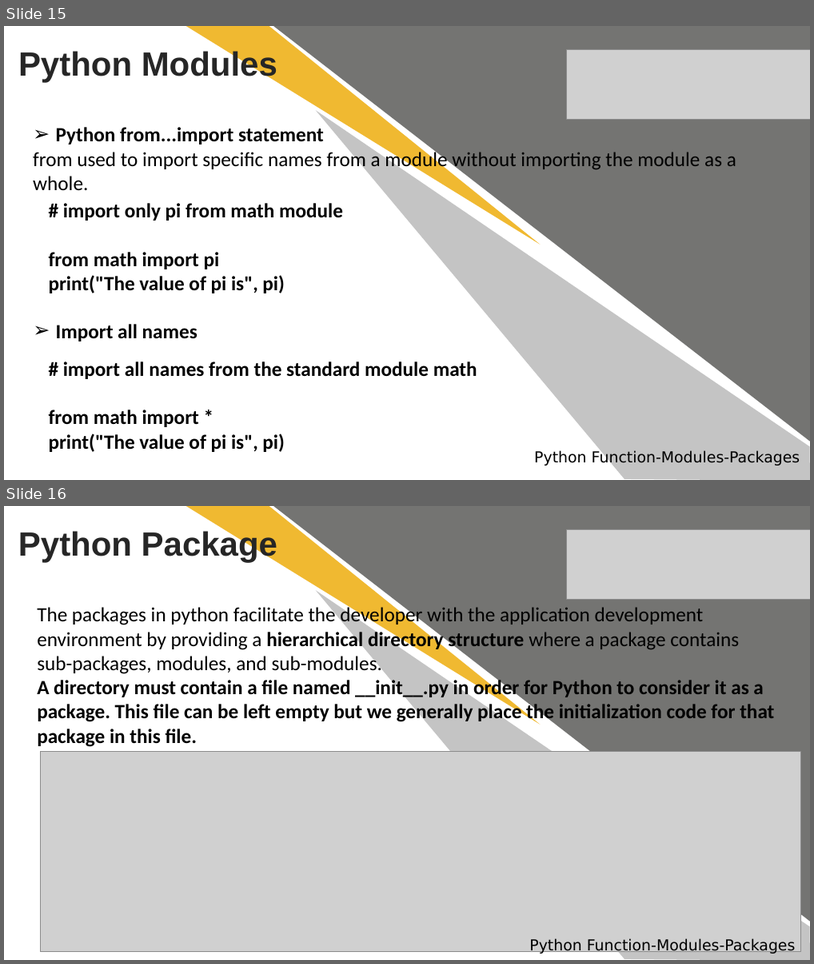
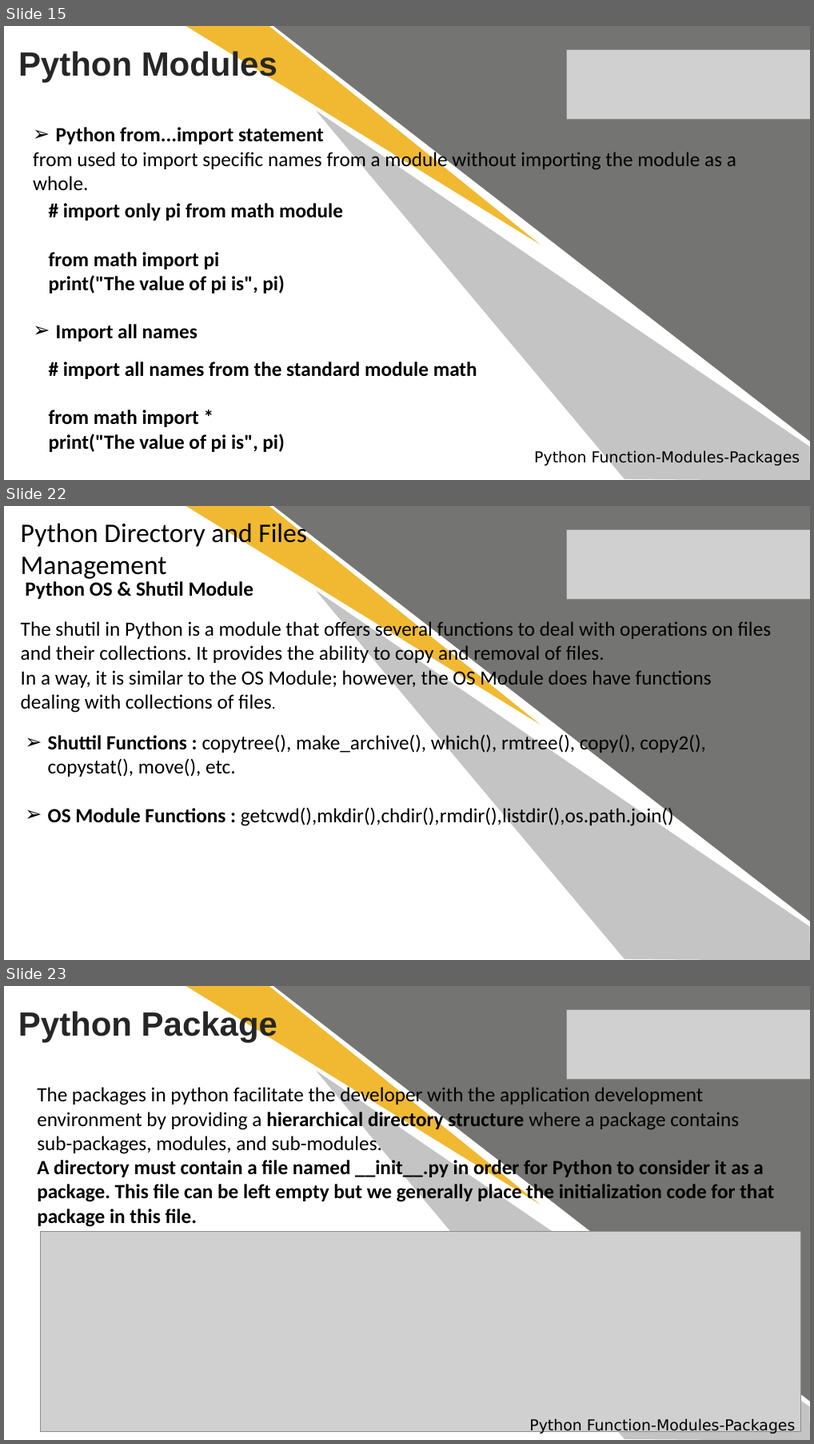
Before and after one commit to anirudhagaikwad/Python_Programming, a slide deck: #5_Python_Functions_Modules_Package.pptx. Shown one above the other, each under a label of ours: slides 15 and 16 before the commit, slides 15, 22 and 23 after it; the slides between them are not shown. The pictures are 814x964 and 814x1444 pixels, drawn with LibreOffice and Linux fonts; fonts in the diff are those of the drawing; grey boxes stand for pictures. Boxes give left, top, right and bottom in pixels: in the first picture for what was removed or moved away, otherwise in the second. Text is boxed around its words. In the diff, an @@ line names an element or a change of style, - is before the commit and + after.

```diff
--- a/#5_Python_Functions_Modules_Package.pptx
+++ b/#5_Python_Functions_Modules_Package.pptx
@@ slide 22 added at bbox=[4, 506, 810, 960], background #FFFFFF @@
@@ text added at bbox=[21, 520, 307, 579], 32 pt, text #000000 @@
+Python Directory and Files Management
@@ freeform shape added at bbox=[186, 506, 550, 751], fill #F0B931 @@
@@ right triangle added at bbox=[274, 506, 810, 921], fill #747472 @@
@@ freeform shape added at bbox=[304, 506, 810, 960], fill #C4C4C4 @@
@@ picture added at bbox=[567, 530, 810, 599] @@
@@ text added at bbox=[25, 581, 254, 599], 24 pt, text #000000, bold @@
+Python OS & Shutil Module
@@ text added at bbox=[21, 620, 771, 712], 24 pt, text #000000 @@
+The shutil in Python is a module that offers several functions to deal with operations on files and their collections. It provides the ability to copy and removal of files.
+In a way, it is similar to the OS Module; however, the OS Module does have functions dealing with collections of files.
@@ text added at bbox=[48, 732, 706, 826], 24 pt, text #000000 @@
+➢ Shuttil Functions : copytree(), make_archive(), which(), rmtree(), copy(), copy2(), copystat(), move(), etc.
+➢ OS Module Functions : getcwd(),mkdir(),chdir(),rmdir(),listdir(),os.path.join()
@@ what was slide 16 is now slide 23 @@
```
Also in this commit, not shown: 2 slides changed, 6 other slides added, 59 other files.
